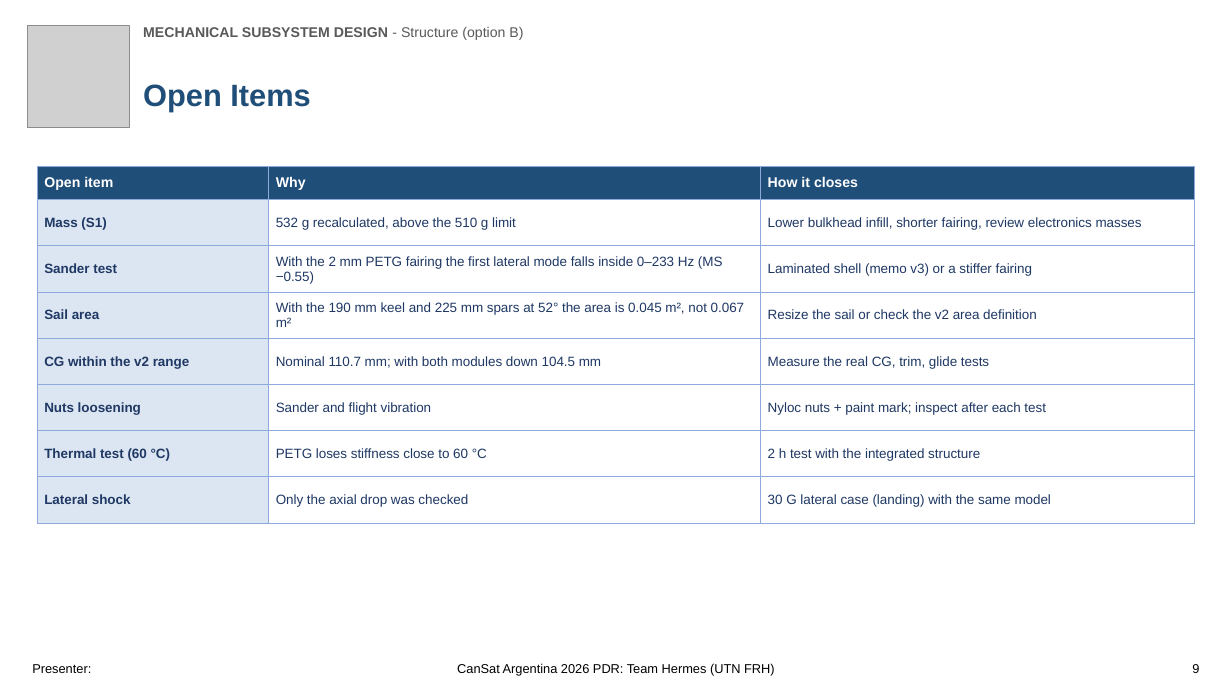
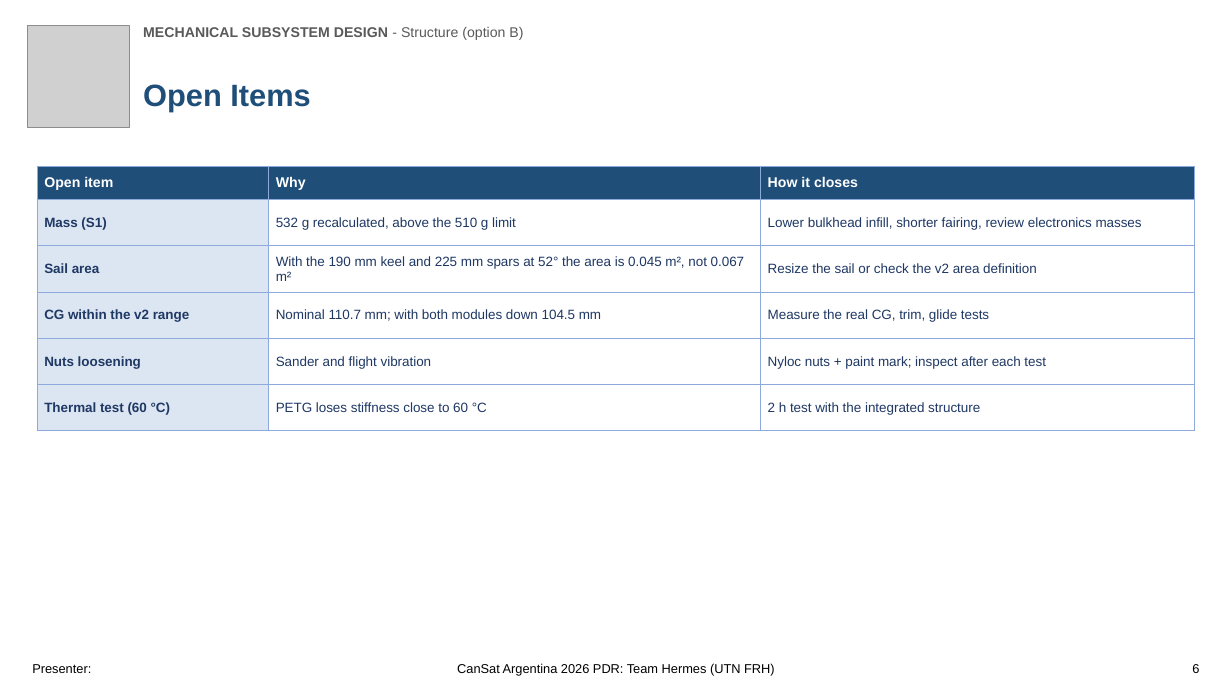
Before and after one commit to Caetano18/proyecto, a slide deck: slide 6 of cansat_pdr/laminas_plantilla/CanSat_PDR_Hermes_estructura_B.pptx (slide 9 before the commit). Drawn at 1232x693 pixels with LibreOffice and Linux fonts; fonts in the diff are those of the drawing; grey boxes stand for pictures; background and template pictures are left out. Boxes give left, top, right and bottom in pixels: in the first picture for what was removed or moved away, otherwise in the second. Text is boxed around its words. In the diff, an @@ line names an element or a change of style, - is before the commit and + after.

```diff
--- a/cansat_pdr/laminas_plantilla/CanSat_PDR_Hermes_estructura_B.pptx
+++ b/cansat_pdr/laminas_plantilla/CanSat_PDR_Hermes_estructura_B.pptx
@@ table at bbox=[37, 166, 1195, 431] @@
-row 3: Sander test | With the 2 mm PETG fairing the first lateral mode falls inside 0–233 Hz (MS −0.55) | Laminated shell (memo v3) or a stiffer fairing
-row 8: Lateral shock | Only the axial drop was checked | 30 G lateral case (landing) with the same model
@@ text at bbox=[1192, 664, 1199, 673]: text changed @@
-9
+6
```
Also in this commit, not shown: 1 other slide changed, 3 slides removed, 6 other files.
